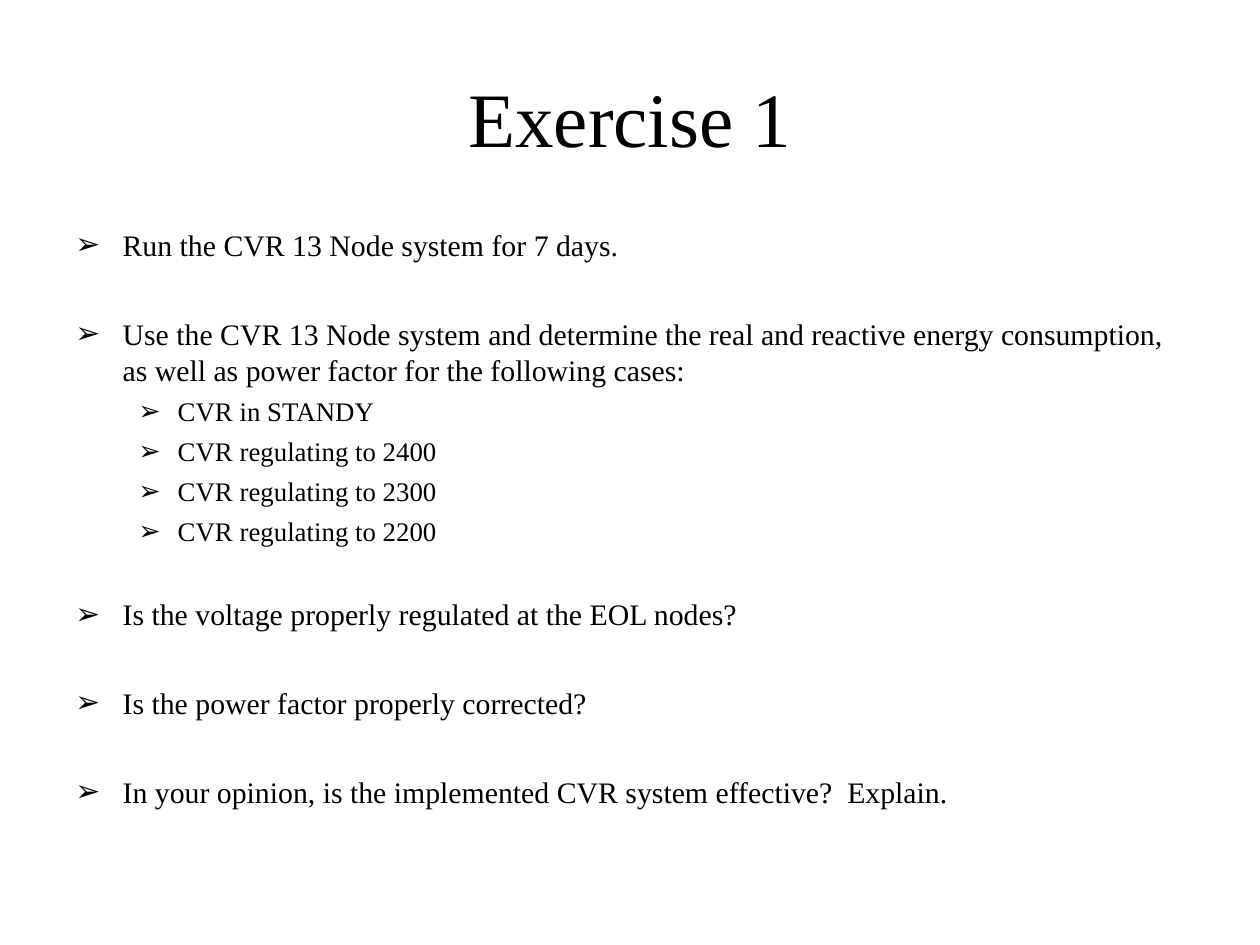
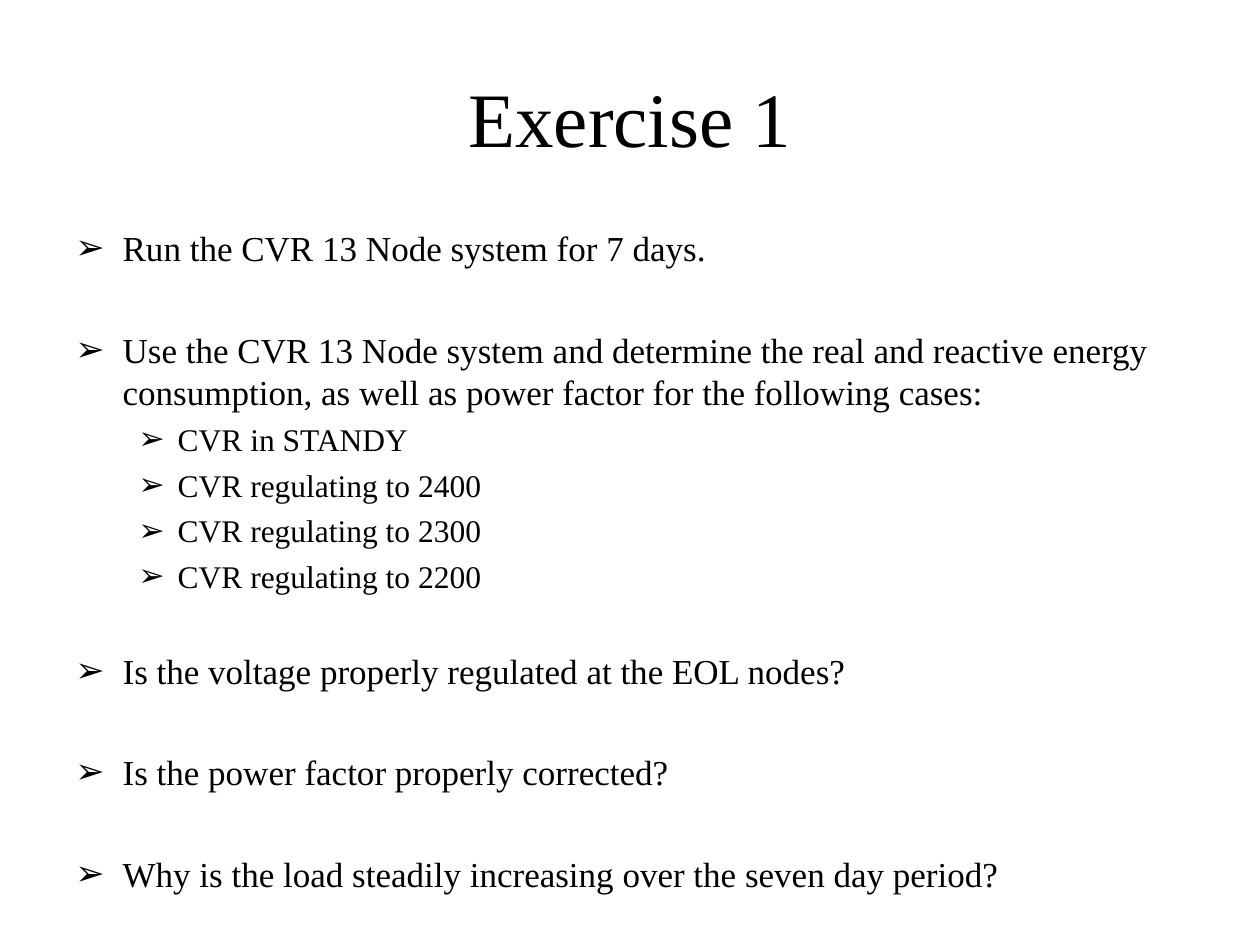
Before and after one commit to gridlab-d/course, a slide deck: slide 17 of Distribution_Analysis_Course/2.0 - CVR.ppt. Drawn at 1260x945 pixels with LibreOffice and Linux fonts; fonts in the diff are those of the drawing. Boxes give left, top, right and bottom in pixels: in the first picture for what was removed or moved away, otherwise in the second. Text is boxed around its words. In the diff, an @@ line names an element or a change of style, - is before the commit and + after.

```diff
--- a/Distribution_Analysis_Course/2.0 - CVR.ppt
+++ b/Distribution_Analysis_Course/2.0 - CVR.ppt
@@ text at box(123, 236, 1148, 793): size 17 to 20 pt in "Run the CVR 13 Node system for ...", "Use the CVR 13 Node system and ...", "Is the voltage properly regulated at the ...", "Is the power factor properly corrected?"; size 15.3 to 18 pt in "CVR in STANDY", "CVR regulating to 2400", "CVR regulating to 2300", "CVR regulating to 2200" @@
@@ text at box(123, 862, 998, 894): text changed; size 17 to 20 pt @@
-➢ In your opinion, is the implemented CVR system effective? Explain.
+➢ Why is the load steadily increasing over the seven day period?
```
